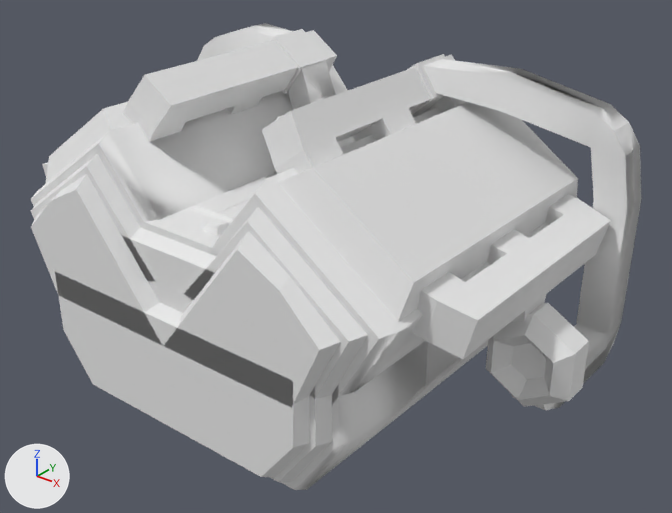
Two versions of the OBJ model mccore/src/main/resources/assets/ivv/objmodels/parts/v6insolvo.obj, one commit apart.
Both versions are drawn from a camera (50 mm lens) standing at (1.003, -1.449, 0.885) and looking at (0.07, -0.283, 0.162). The axes (+X, +Y, +Z) are drawn at lower left. The lights are the same throughout. Where no turn or scale is listed for an object, it has been applied to the vertices.

Objects in the first picture: 'end', 'inject', 'middle', 'start', 'turbo'.
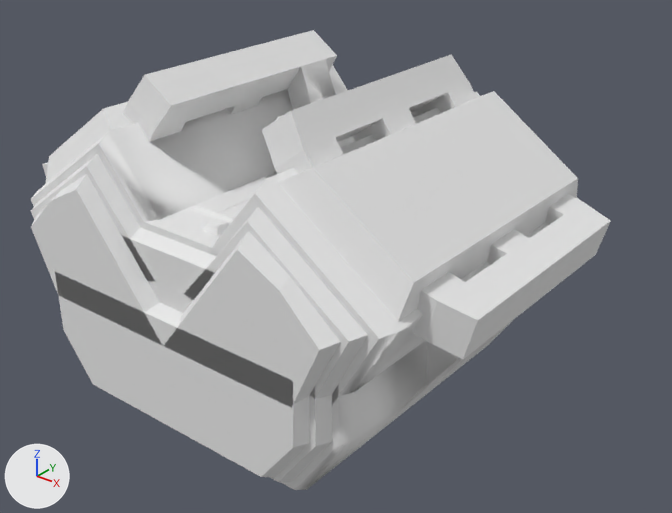
Pixel boxes (x1, y1, x2, y2) of what changed, in the pictures (672 x 513 px):
```json
{"object": "turbo", "change": "deleted", "before": [197, 23, 642, 410]}
```

The change, as JSON lines over the scene's bpy script:
```json
{"op": "remove", "block": "ob_turbo", "code": ["ob_turbo = bpy.data.objects.new('turbo', me_turbo)", "ob_turbo.location = (0.0, 0.0, 0.0)"]}
```
